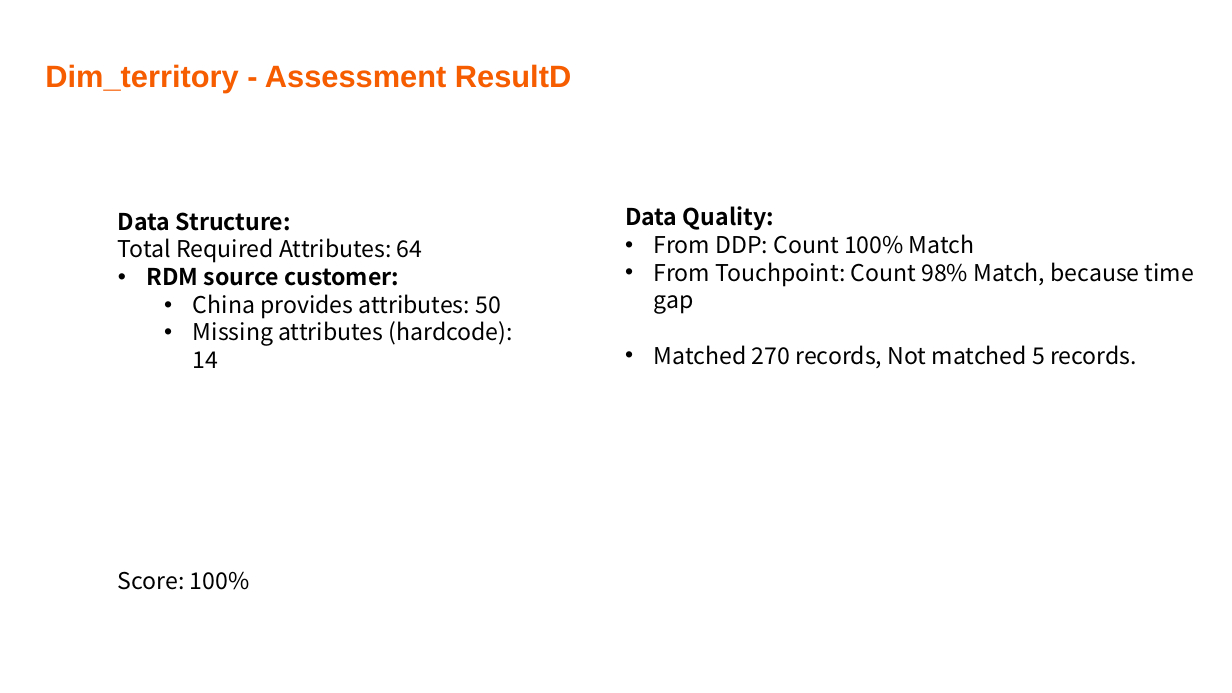
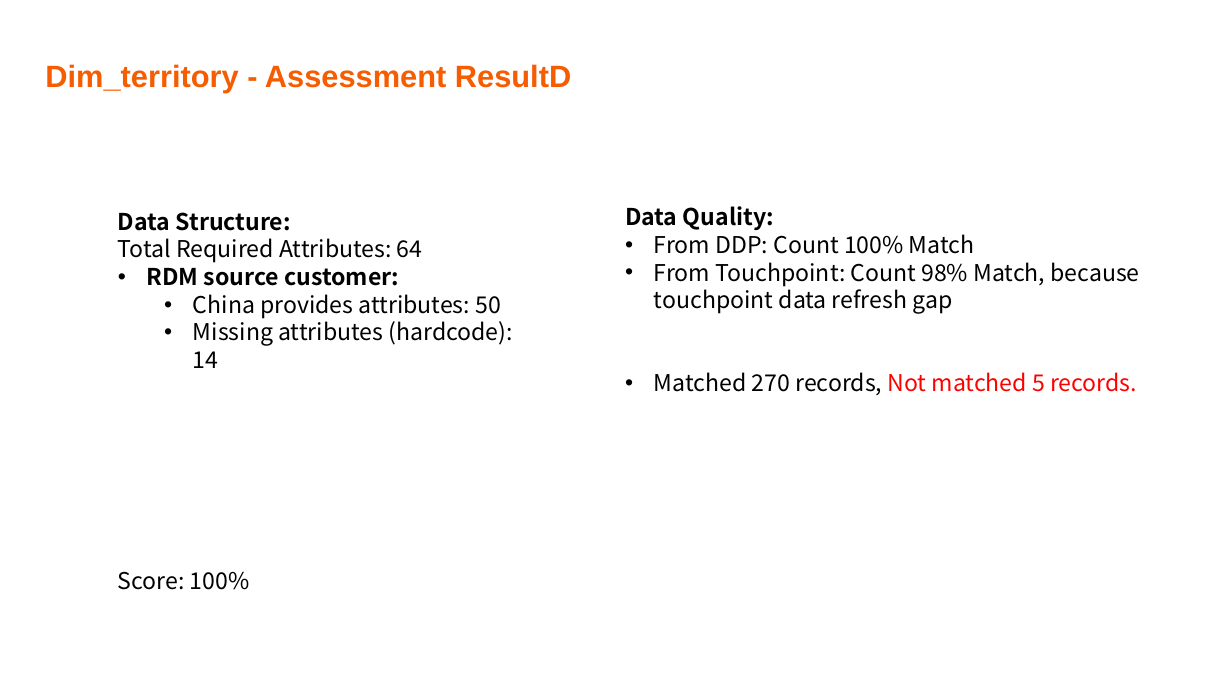
Before and after one commit to Ben202309141505/Documents, a slide deck: slide 34 of NGSE docs/NGSE China - Data Readiness Report_20231226_V0.1.pptx. Drawn at 1232x693 pixels with LibreOffice and Linux fonts; fonts in the diff are those of the drawing; background and template pictures are left out. Boxes give left, top, right and bottom in pixels: in the first picture for what was removed or moved away, otherwise in the second. Text is boxed around its words. In the diff, an @@ line names an element or a change of style, - is before the commit and + after.

```diff
--- a/NGSE docs/NGSE China - Data Readiness Report_20231226_V0.1.pptx
+++ b/NGSE docs/NGSE China - Data Readiness Report_20231226_V0.1.pptx
@@ text at (x1=654, y1=262, x2=1140, y2=314): text changed @@
-• From Touchpoint: Count 98% Match, because time gap
+• From Touchpoint: Count 98% Match, because touchpoint data refresh gap
@@ text at (x1=654, y1=372, x2=1137, y2=395): text colour #000000 to #FF0000 in "Not matched 5 records." @@
```
Also in this commit, not shown: 4 other slides changed.
